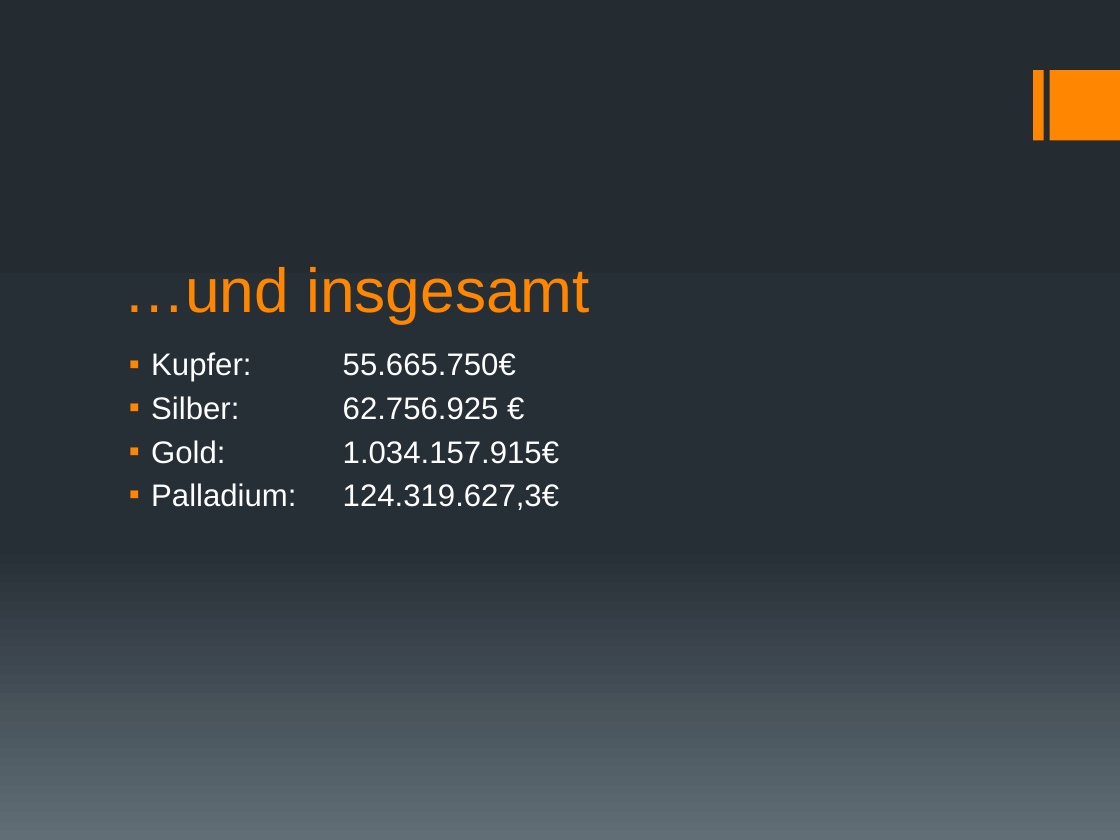
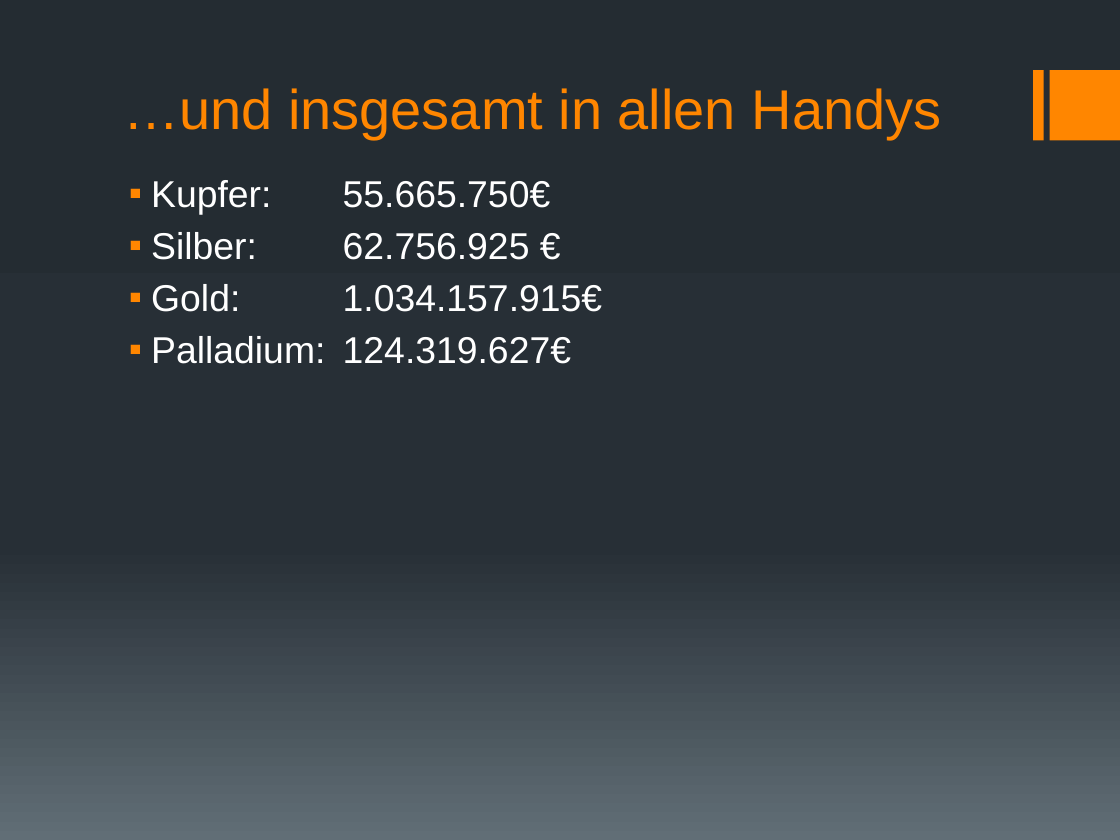
Before and after one commit to GymWenFLL/tpp_presentation, a slide deck: slide 10 of Gesamtpräsentation.pptx (slide 8 before the commit). Drawn at 1120x840 pixels with LibreOffice and Linux fonts; fonts in the diff are those of the drawing. Boxes give left, top, right and bottom in pixels: in the first picture for what was removed or moved away, otherwise in the second. Text is boxed around its words. In the diff, an @@ line names an element or a change of style, - is before the commit and + after.

```diff
--- a/Gesamtpräsentation.pptx
+++ b/Gesamtpräsentation.pptx
@@ title at [123, 88, 942, 139]: text changed; size 40 to 36 pt @@
-…und insgesamt
+…und insgesamt in allen Handys
@@ text "Kupfer: 55.665.750€": place and size @@
-text "Kupfer: 55.665.750€" at [151, 352, 559, 510]
+text "Kupfer: 55.665.750€" at [151, 180, 602, 364]
@@ text at [151, 180, 602, 312]: size 20 to 24 pt in "Kupfer: 55.665.750€", "Silber: 62.756.925 €", "Gold: 1.034.157.915€" @@
@@ text at [151, 336, 571, 364]: text changed; size 20 to 24 pt @@
-▪ Palladium: 124.319.627,3€
+▪ Palladium: 124.319.627€
```
Also in this commit, not shown: 9 other slides changed, 12 slides added, 8 slides removed, 2 other files.
